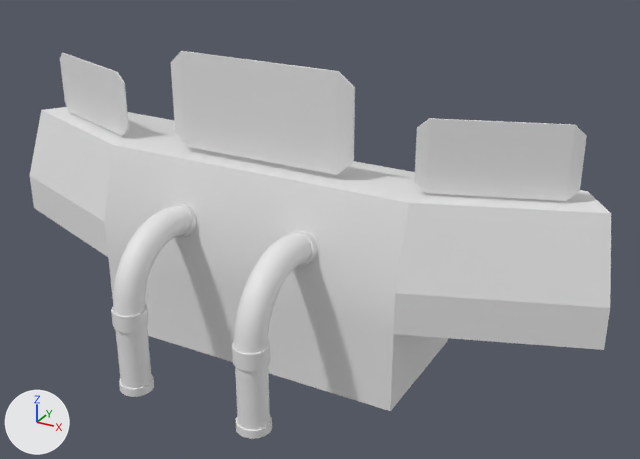
A saved change to the FBX model Room Template/export/SM_ControlTerminal_E.fbx.
The view is the same before and after, from a camera (50 mm lens) standing at (6.77, -11.4, 7.49) and looking at (0.76, -0.48, 2.03). Lighting does not change. The marker at lower left points along +X, +Y and +Z. Materials are left out; every surface is plain grey. Where no turn or scale is listed for an object, it has been applied to the vertices.

Names of what the first picture shows: 'SM_ControlTerminal_E'.
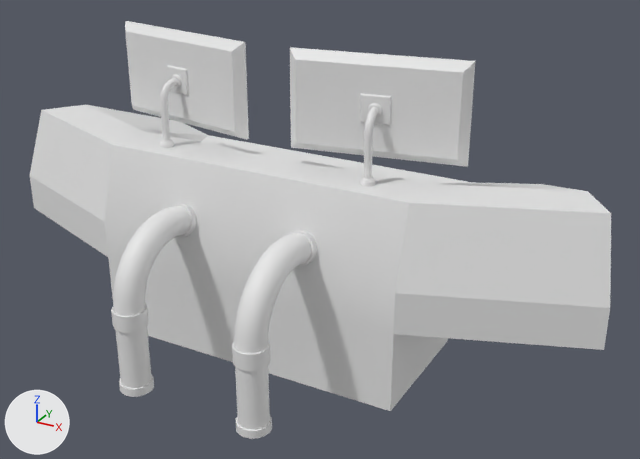
Where the change shows, as pixel boxes [x1, y1, x2, y2] in the pictures (640 x 459 px):
'SM_ControlTerminal_E', reshaped (8% taller)
    before: [30, 51, 611, 439]
    after: [30, 21, 611, 439]
part 1 of me_mesh, added
    after: [360, 103, 382, 187]
part 2 of me_mesh, added
    after: [160, 74, 182, 148]
part 3 of me_mesh, added
    after: [290, 47, 475, 167]
part 4 of me_mesh, added
    after: [125, 21, 249, 140]
part 5 of me_mesh, deleted
    before: [60, 53, 129, 136]
part 6 of me_mesh, deleted
    before: [414, 118, 587, 201]
part 7 of me_mesh, cut back
    before: [171, 51, 355, 175]
    after: [145, 131, 470, 184]

What the commit changed:
me_mesh is used by ob_sm_controlterminal_e; location (0.0, 0.0, 0.0).
me_mesh had 729 vertices, 1308 faces and spanned x -5.17..5.17, y -3.14..1.72, z 0.0..4.64.
me_mesh now has 1196 vertices, 2246 faces and spans x -5.17..5.17, y -3.14..1.72, z 0.0..4.81.
me_mesh part 1: a new loose piece of 256 vertices spanning x 1.6..1.86, y -1.01..-0.58, z 3.08..4.17.
me_mesh part 2: a new loose piece of 256 vertices spanning x -1.86..-1.6, y -1.01..-0.58, z 3.08..4.17.
me_mesh part 3: a new loose piece of 28 vertices spanning x 0.38..2.96, y -0.79..-0.19, z 3.34..4.81.
me_mesh part 4: a new loose piece of 28 vertices spanning x -2.96..-0.38, y -0.79..-0.19, z 3.34..4.81.
me_mesh part 5: the loose piece of 24 vertices spanning x -4.51..-2.47, y -0.96..-0.2, z 3.13..4.16 is deleted.
me_mesh part 6: the loose piece of 24 vertices spanning x 2.47..4.51, y -0.96..-0.2, z 3.13..4.16 is deleted.
me_mesh part 7: 24 vertices removed from x -1.53..1.53, y -0.98..-0.91, z 3.17..4.64; 3 vertices added at x -2.14..2.14, y -0.08, z 2.54.
